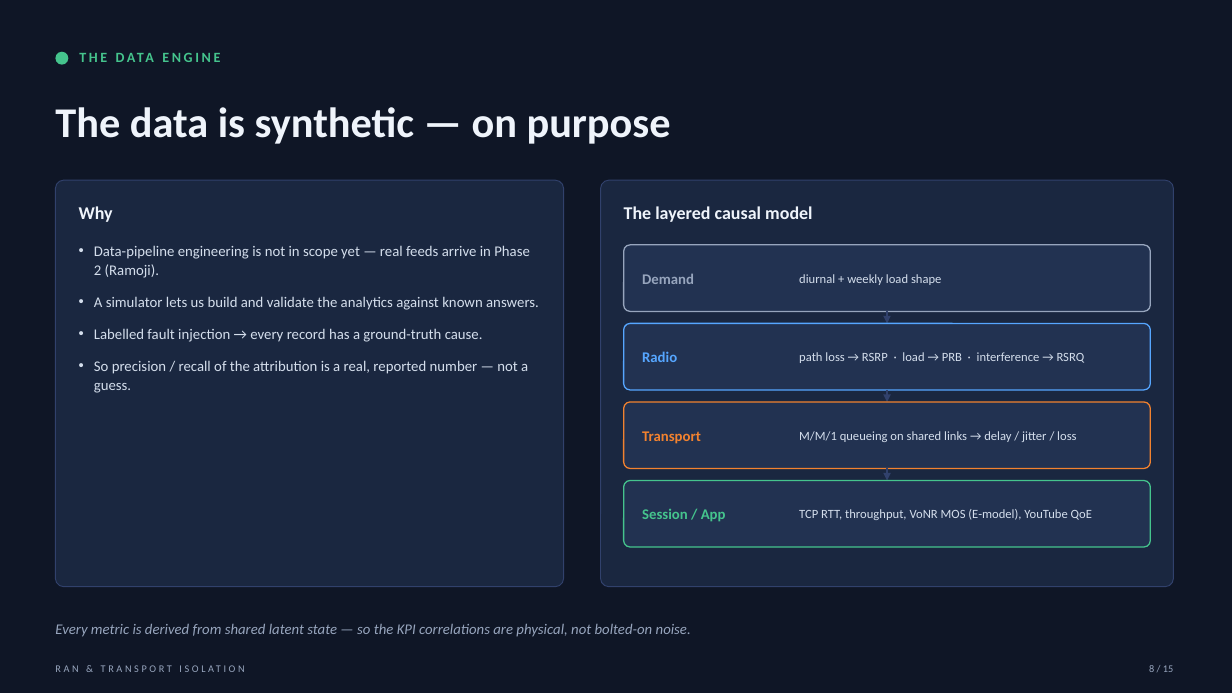
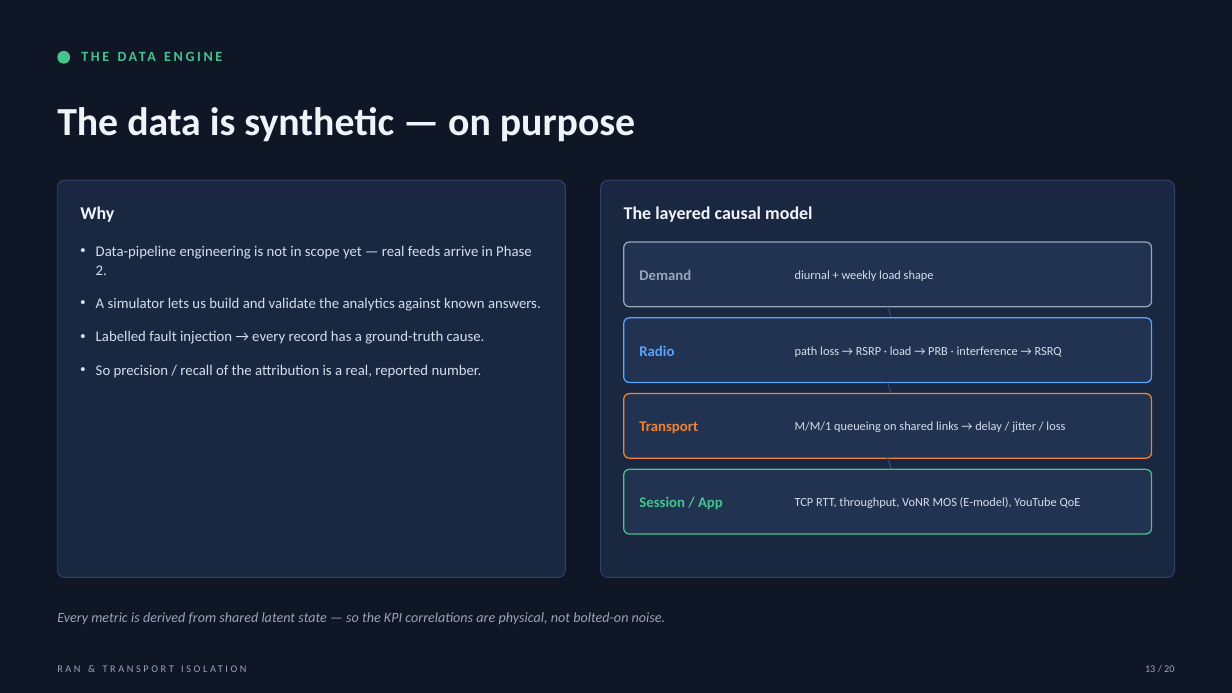
Before and after one commit to manjunathsept11/ran-transport-isolation, a slide deck: slide 13 of docs/RAN_Transport_Isolation.pptx (slide 8 before the commit). Drawn at 1232x693 pixels with LibreOffice and Linux fonts; fonts in the diff are those of the drawing. Boxes give left, top, right and bottom in pixels: in the first picture for what was removed or moved away, otherwise in the second. Text is boxed around its words. In the diff, an @@ line names an element or a change of style, - is before the commit and + after.

```diff
--- a/docs/RAN_Transport_Isolation.pptx
+++ b/docs/RAN_Transport_Isolation.pptx
@@ text "The data is synthetic — ..." at bbox=[57, 107, 635, 142]: size 33 to 31 pt @@
@@ rounded rectangle: place and size @@
-rounded rectangle at bbox=[55, 180, 564, 587]
+rounded rectangle at bbox=[57, 180, 566, 578]
@@ rounded rectangle: place and size @@
-rounded rectangle at bbox=[601, 180, 1174, 587]
+rounded rectangle at bbox=[601, 180, 1175, 578]
@@ text at bbox=[96, 245, 532, 275]: text changed @@
-• Data-pipeline engineering is not in scope yet — real feeds arrive in Phase 2 (Ramoji).
+• Data-pipeline engineering is not in scope yet — real feeds arrive in Phase 2.
@@ text at bbox=[96, 297, 541, 344]: more space between paragraphs @@
@@ 2 texts, 2 rounded rectangles: place and size @@
-2 texts, 2 rounded rectangles at bbox=[624, 245, 1151, 390]
+2 texts, 2 rounded rectangles at bbox=[624, 242, 1152, 383]
@@ arrow moved from (887, 311) - (887, 323) to (888, 307) - (892, 318) @@
@@ arrow (888, 307) - (892, 318): arrow to line; stroke #31416C 1.25 pt to #31416C 1.1 pt @@
@@ text at bbox=[96, 364, 482, 378]: text changed @@
-• So precision / recall of the attribution is a real, reported number — not a guess.
+• So precision / recall of the attribution is a real, reported number.
@@ arrow moved from (887, 390) - (887, 402) to (888, 383) - (892, 394) @@
@@ arrow (888, 383) - (892, 394): arrow to line; stroke #31416C 1.25 pt to #31416C 1.1 pt @@
@@ text "M/M/1 queueing on shared links ...": place and size @@
-text "M/M/1 queueing on shared links ..." at bbox=[799, 431, 1076, 442]
+text "M/M/1 queueing on shared links ..." at bbox=[795, 421, 1065, 432]
@@ 2 texts, 2 rounded rectangles: place and size @@
-2 texts, 2 rounded rectangles at bbox=[624, 402, 1151, 547]
+2 texts, 2 rounded rectangles at bbox=[624, 394, 1152, 534]
@@ proportions changed in 6 elements at bbox=[624, 242, 1152, 307], bbox=[601, 180, 1175, 578], bbox=[57, 180, 566, 578], bbox=[624, 318, 1152, 383], bbox=[624, 394, 1152, 458], bbox=[624, 470, 1152, 534] @@
@@ size 9.8 to 9.6 pt in 4 elements at bbox=[795, 270, 934, 281], bbox=[795, 346, 1062, 357], bbox=[795, 421, 1065, 432], bbox=[795, 497, 1081, 508] @@
@@ text "TCP RTT, throughput, VoNR MOS ...": place and size @@
-text "TCP RTT, throughput, VoNR MOS ..." at bbox=[799, 509, 1092, 520]
+text "TCP RTT, throughput, VoNR MOS ..." at bbox=[795, 497, 1081, 508]
@@ arrow moved from (887, 469) - (887, 481) to (888, 458) - (892, 470) @@
@@ arrow (888, 458) - (892, 470): arrow to line; stroke #31416C 1.25 pt to #31416C 1.1 pt @@
@@ text "Every metric is derived from ...": place and size @@
-text "Every metric is derived from ..." at bbox=[55, 624, 691, 637]
+text "Every metric is derived from ..." at bbox=[57, 612, 666, 624]
@@ text "Every metric is derived from ..." at bbox=[57, 612, 666, 624]: size 11.5 to 11 pt @@
@@ text at bbox=[1145, 665, 1174, 672]: text changed @@
-8 / 15
+13 / 20
```
Also in this commit, not shown: 12 other slides changed, 7 slides added, 2 slides removed, 2 other files.
